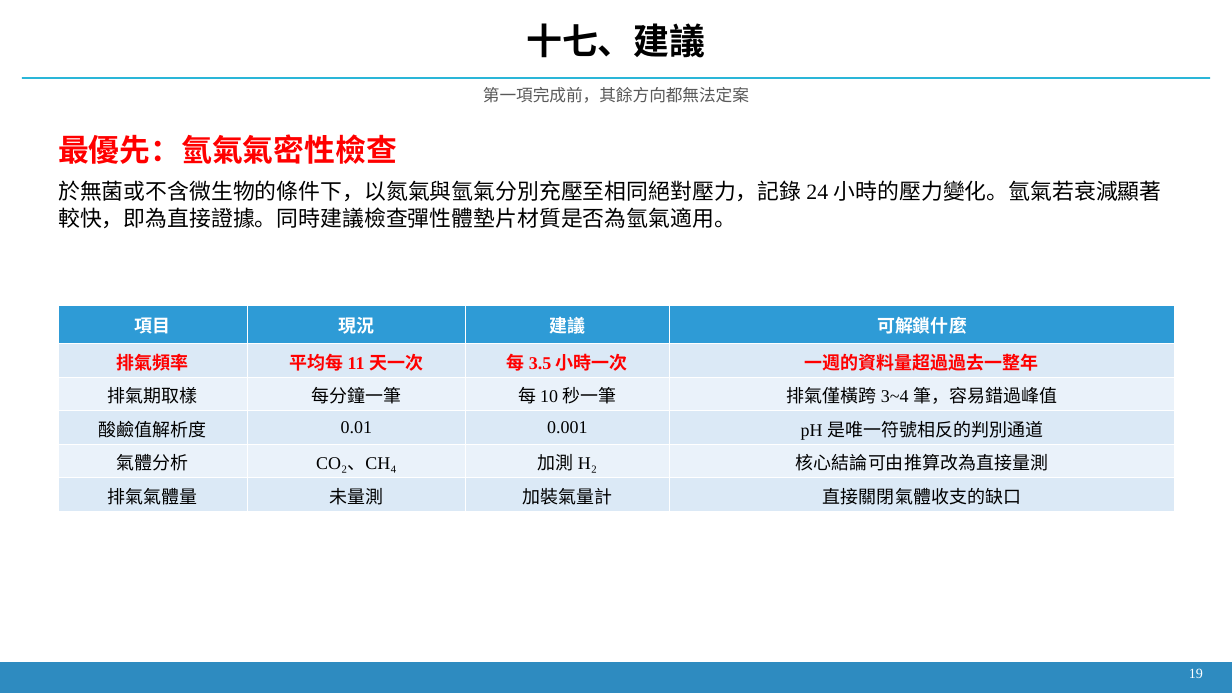
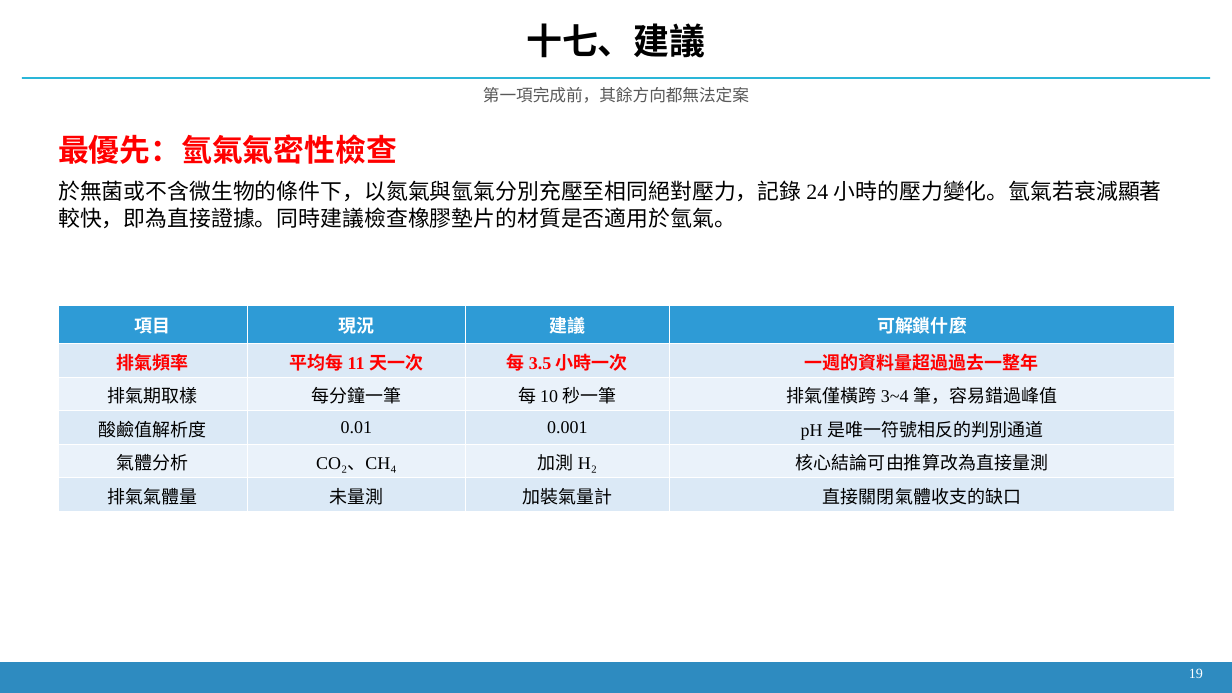
Before and after one commit to Yutou0601/Bioreactor-Edge-AI, a slide deck: slide 18 of docs/decks/簡報_2026-09-21_氫氣流失與壓降歸因.pptx. Drawn at 1232x693 pixels with LibreOffice and Linux fonts; fonts in the diff are those of the drawing. Boxes give left, top, right and bottom in pixels: in the first picture for what was removed or moved away, otherwise in the second. Text is boxed around its words. In the diff, an @@ line names an element or a change of style, - is before the commit and + after.

```diff
--- a/docs/decks/簡報_2026-09-21_氫氣流失與壓降歸因.pptx
+++ b/docs/decks/簡報_2026-09-21_氫氣流失與壓降歸因.pptx
@@ text at [58, 180, 1162, 228]: text changed @@
-於無菌或不含微生物的條件下，以氮氣與氫氣分別充壓至相同絕對壓力，記錄 24 小時的壓力變化。氫氣若衰減顯著較快，即為直接證據。同時建議檢查彈性體墊片材質是否為氫氣適用。
+於無菌或不含微生物的條件下，以氮氣與氫氣分別充壓至相同絕對壓力，記錄 24 小時的壓力變化。氫氣若衰減顯著較快，即為直接證據。同時建議檢查橡膠墊片的材質是否適用於氫氣。
```
Also in this commit, not shown: 9 other slides changed, 2 other files.
